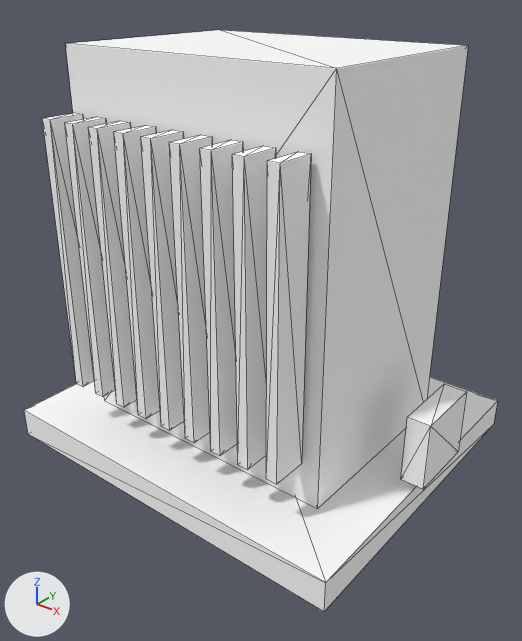
The OBJ model src/main/resources/assets/eln/model/industrial_drive/industrial_drive.obj as it was, and as the next commit left it.
The view is the same before and after, from a 50 mm camera at (0.938, -1.183, 0.542) aimed at (0.032, -0.05, -0.161). Every picture has the same lights, and +X, +Y and +Z are marked at lower left. The first picture is the older version. Mesh edges are drawn as thin lines. Where no turn or scale is listed for an object, it has been applied to the vertices. Vertices at exactly the same position are counted once.

Objects in the first picture: 'Base', 'Case', 'Output', 'Trim'.
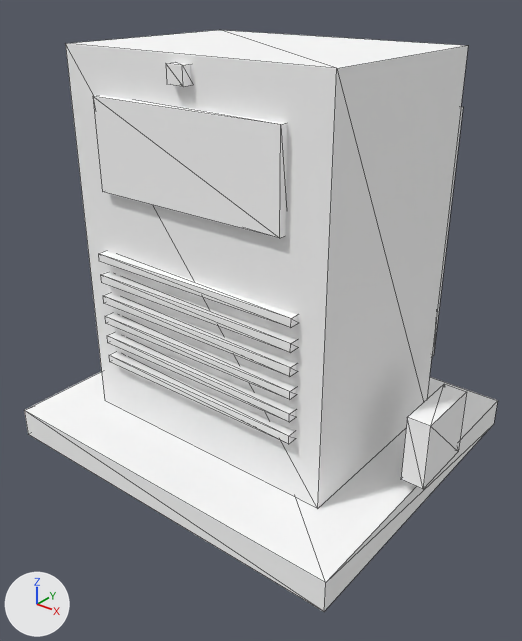
Diff of the bpy script that builds the scene:
```diff
--- a/src/main/resources/assets/eln/model/industrial_drive/industrial_drive.obj.py
+++ b/src/main/resources/assets/eln/model/industrial_drive/industrial_drive.obj.py
@@ me_indicator @@
 # used by ob_indicator; location = (0.0, 0.0, 0.0)
-me_indicator.from_pydata(...)  # 8 vertices, 12 faces; spans x -0.02..0.02, y 0.225..0.25, z 0.36..0.395
+me_indicator.from_pydata(...)  # 8 vertices, 12 faces; spans x -0.02..0.02, y -0.25..-0.225, z 0.36..0.395
+# me_indicator part 1: 8 vertices added at x -0.02..0.02, y -0.25..-0.225, z 0.36..0.395, forming a box
+# other edits to the shape of me_indicator do not show in these pictures
 me_indicator.materials.append(mat_fixture)
@@ me_trim @@
 # used by ob_trim; location = (0.0, 0.0, 0.0)
-me_trim.from_pydata(...)  # 120 vertices, 180 faces; spans x -0.3..0.285, y -0.32..0.25, z -0.32..0.28
+me_trim.from_pydata(...)  # 120 vertices, 180 faces; spans x -0.3..0.285, y -0.25..0.32, z -0.32..0.28
+# me_trim part 2: a new loose piece, a box spanning x -0.26..0.26, y -0.25..-0.225, z -0.28..-0.262, in mat_fixture (white #ffffff)
+# me_trim part 3: a new loose piece, a box spanning x -0.26..0.26, y -0.25..-0.225, z -0.23..-0.212, in mat_fixture (white #ffffff)
+# me_trim part 4: a new loose piece, a box spanning x -0.26..0.26, y -0.25..-0.225, z -0.18..-0.162, in mat_fixture (white #ffffff)
+# me_trim part 5: a new loose piece, a box spanning x -0.26..0.26, y -0.25..-0.225, z -0.13..-0.112, in mat_fixture (white #ffffff)
+# me_trim part 6: a new loose piece, a box spanning x -0.26..0.26, y -0.25..-0.225, z -0.08..-0.062, in mat_fixture (white #ffffff)
+# me_trim part 7: a new loose piece, a box spanning x -0.26..0.26, y -0.25..-0.225, z -0.03..-0.012, in mat_fixture (white #ffffff)
+# me_trim part 8: a new loose piece, a box spanning x 0.26..0.285, y 0.24..0.32, z -0.32..0.28, in mat_fixture (white #ffffff)
+# me_trim part 9: the loose piece of 8 vertices spanning x -0.16..-0.135, y -0.32..-0.24, z -0.32..0.28 is deleted
+# me_trim part 10: the loose piece of 8 vertices spanning x 0.12..0.145, y -0.32..-0.24, z -0.32..0.28 is deleted
+# me_trim part 11: the loose piece of 8 vertices spanning x -0.09..-0.065, y -0.32..-0.24, z -0.32..0.28 is deleted
+# me_trim part 12: the loose piece of 8 vertices spanning x 0.19..0.215, y -0.32..-0.24, z -0.32..0.28 is deleted
+# me_trim part 13: the loose piece of 8 vertices spanning x -0.3..-0.275, y -0.32..-0.24, z -0.32..0.28 is deleted
+# me_trim part 14: the loose piece of 8 vertices spanning x -0.02..0.005, y -0.32..-0.24, z -0.32..0.28 is deleted
+# me_trim part 15: the loose piece of 8 vertices spanning x 0.26..0.285, y -0.32..-0.24, z -0.32..0.28 is deleted
+# me_trim part 16: the loose piece of 8 vertices spanning x -0.23..-0.205, y -0.32..-0.24, z -0.32..0.28 is deleted
+# me_trim part 17: the loose piece of 8 vertices spanning x 0.05..0.075, y -0.32..-0.24, z -0.32..0.28 is deleted
+# other edits to the shape of me_trim do not show in these pictures
 me_trim.materials.append(mat_fixture)
```

Where the change shows, as pixel boxes [x1, y1, x2, y2] in the pictures (522 x 641 px):
'Trim', reshaped: before [42, 113, 311, 484]; after [98, 107, 463, 444]
'Indicator', reshaped (not visible before): after [166, 63, 191, 87]
part 2 of me_trim, added: after [109, 352, 295, 444]
part 3 of me_trim, added: after [107, 333, 295, 422]
part 4 of me_trim, added: after [105, 313, 296, 400]
part 5 of me_trim, added: after [103, 293, 297, 376]
part 6 of me_trim, added: after [100, 272, 297, 352]
part 7 of me_trim, added: after [98, 251, 298, 328]
part 8 of me_trim, added (mostly hidden): after [432, 107, 463, 356]
part 9 of me_trim, deleted: before [88, 121, 137, 407]
part 10 of me_trim, deleted: before [200, 140, 243, 455]
part 11 of me_trim, deleted: before [114, 125, 160, 418]
part 12 of me_trim, deleted: before [232, 146, 276, 469]
part 13 of me_trim, deleted: before [42, 113, 94, 386]
part 14 of me_trim, deleted: before [141, 130, 184, 430]
part 15 of me_trim, deleted: before [266, 152, 311, 484]
part 16 of me_trim, deleted: before [65, 117, 115, 397]
part 17 of me_trim, deleted: before [169, 135, 212, 442]
'Screen', unchanged, uncovered by the edit: after [93, 95, 287, 238]
